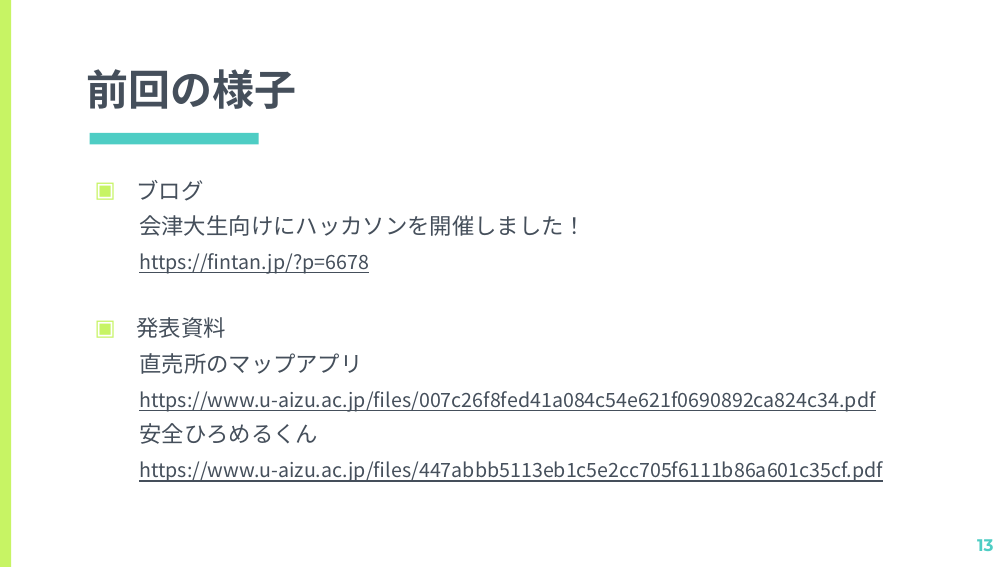
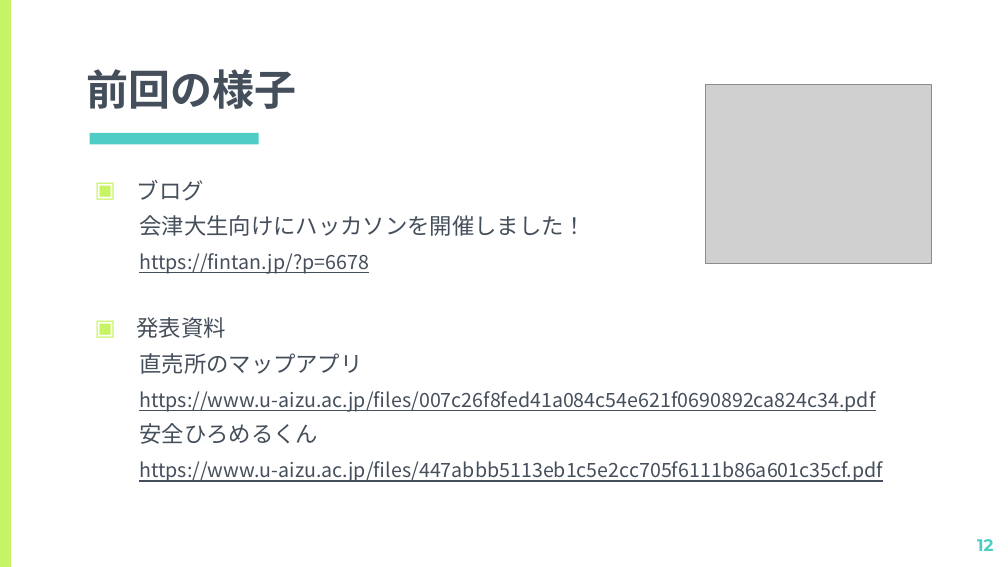
Before and after one commit to kiyohome/wacchi, a slide deck: slide 12 of 2021/ITで地域課題を解決しよう.pptx (slide 13 before the commit). Drawn at 1008x567 pixels with LibreOffice and Linux fonts; fonts in the diff are those of the drawing; grey boxes stand for pictures. Boxes give left, top, right and bottom in pixels: in the first picture for what was removed or moved away, otherwise in the second. Text is boxed around its words. In the diff, an @@ line names an element or a change of style, - is before the commit and + after.

```diff
--- a/2021/ITで地域課題を解決しよう.pptx
+++ b/2021/ITで地域課題を解決しよう.pptx
@@ picture added at [706,84,931,263] @@
@@ page number at [977,539,993,551]: text changed @@
-13
+12
```
Also in this commit, not shown: 9 other slides changed, 4 slides added, 5 slides removed, 1 other file.
